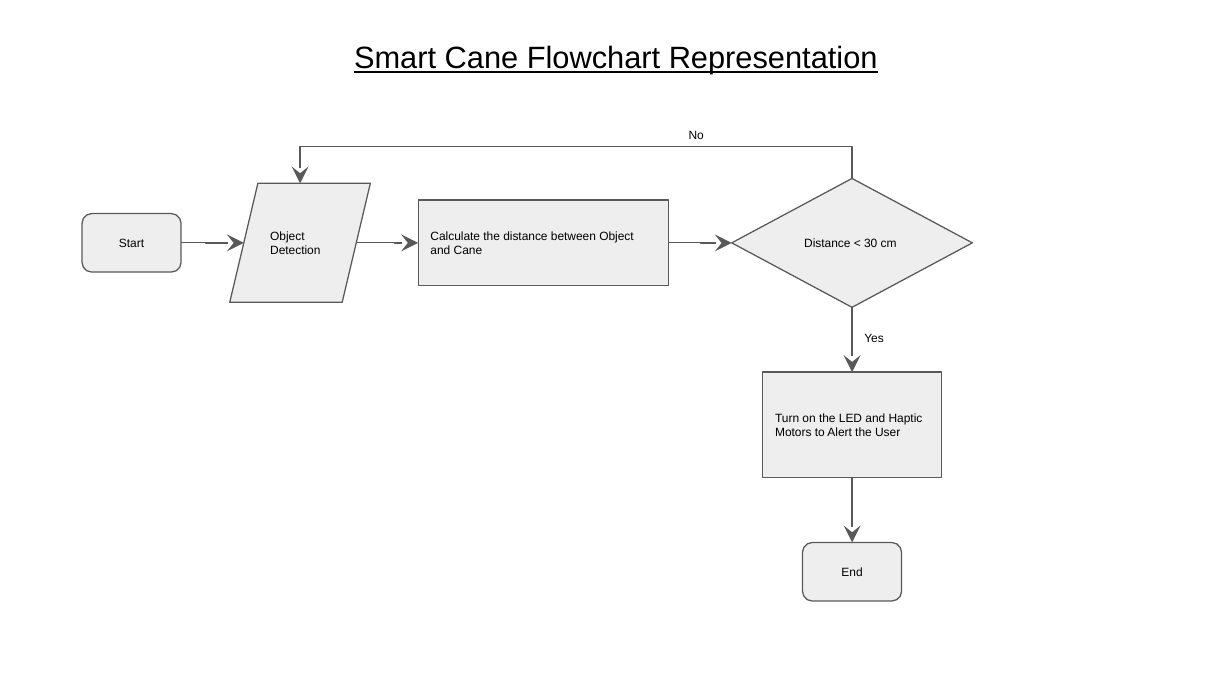
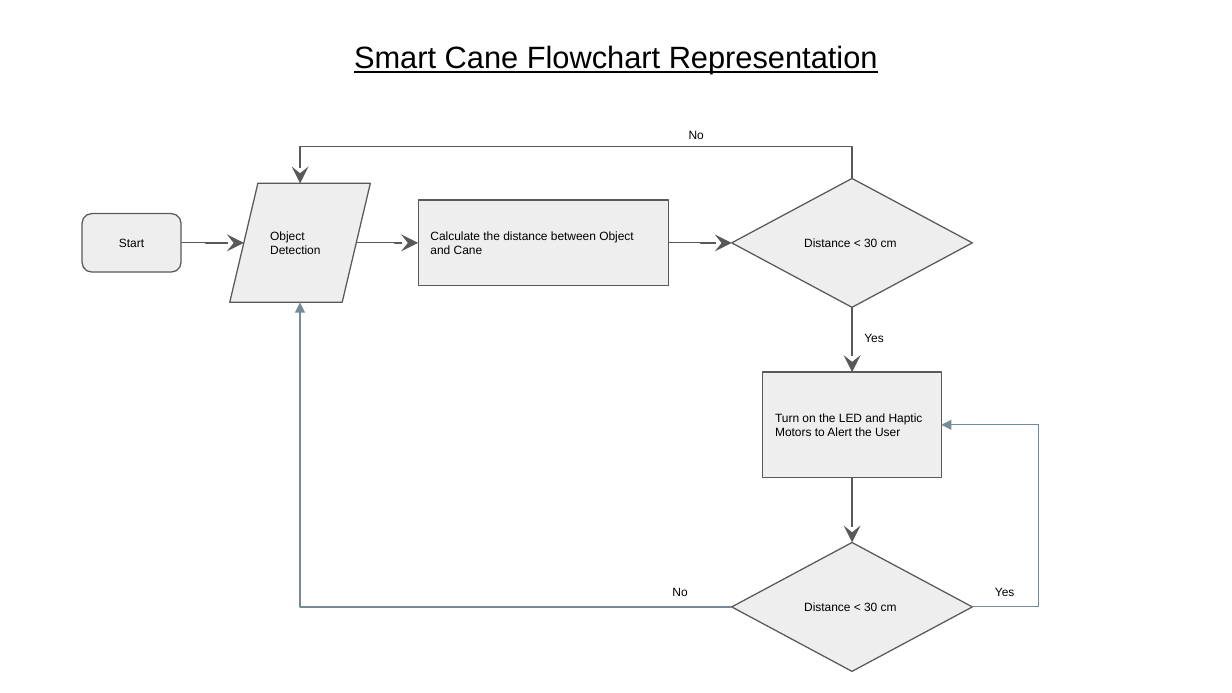
Before and after one commit to keonkiyoo/groupxx.github.io, a slide deck: slide 9 of System Design and Modelling/T06_SystemModelling.pptx. Drawn at 1232x693 pixels with LibreOffice and Linux fonts; fonts in the diff are those of the drawing. Boxes give left, top, right and bottom in pixels: in the first picture for what was removed or moved away, otherwise in the second. Text is boxed around its words. In the diff, an @@ line names an element or a change of style, - is before the commit and + after.

```diff
--- a/System Design and Modelling/T06_SystemModelling.pptx
+++ b/System Design and Modelling/T06_SystemModelling.pptx
@@ elbow arrow added from (732, 607) to (301, 302), #748D99 0.75 pt @@
@@ elbow arrow added from (972, 607) to (941, 425), #748D99 0.75 pt @@
@@ diamond added at <box>732,542,972,671</box>, fill #EEEEEE, outline #595959 0.75 pt, 7 pt, text #000000 @@
+Distance < 30 cm
@@ rounded rectangle removed at <box>802,542,901,601</box> @@
-End
@@ text added at <box>672,587,687,596</box>, 7 pt, text #000000 @@
+No
@@ text added at <box>995,587,1014,596</box>, 7 pt, text #000000 @@
+Yes
```
Also in this commit, not shown: 9 other slides changed, 1 other file.
